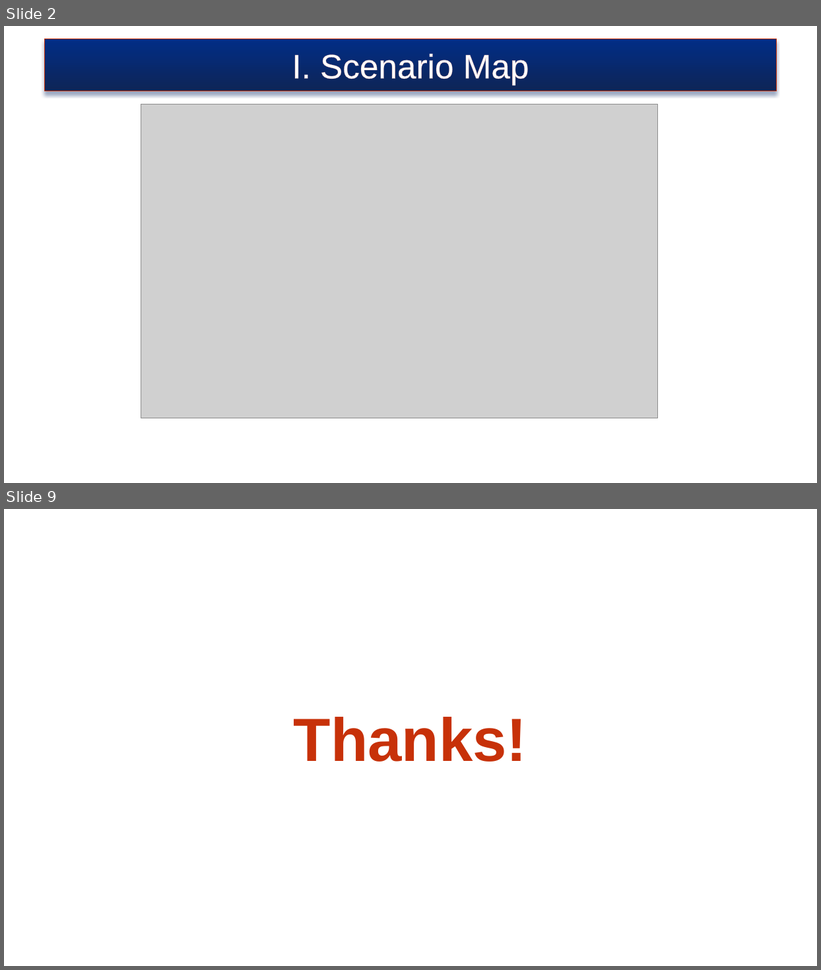
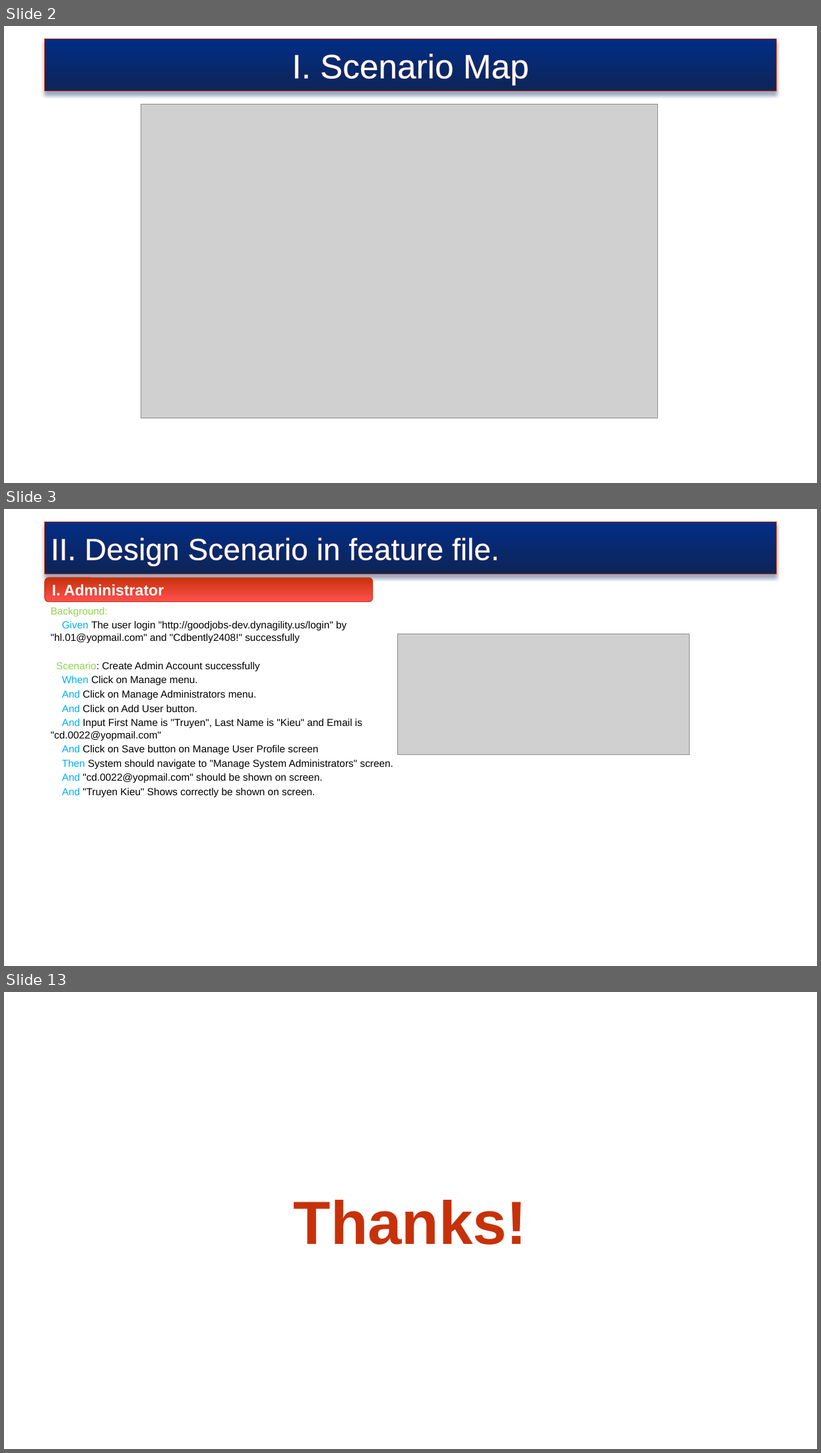
Before and after one commit to truyenkv/sharing, a slide deck: Sharing.pptx. Shown one above the other, each under a label of ours: slides 2 and 9 before the commit, slides 2, 3 and 13 after it; the slides between them are not shown. The pictures are 821x970 and 821x1453 pixels, drawn with LibreOffice and Linux fonts; fonts in the diff are those of the drawing; grey boxes stand for pictures; background and template pictures are left out. Boxes give left, top, right and bottom in pixels: in the first picture for what was removed or moved away, otherwise in the second. Text is boxed around its words. In the diff, an @@ line names an element or a change of style, - is before the commit and + after.

```diff
--- a/Sharing.pptx
+++ b/Sharing.pptx
@@ slide 3 added at (4,509,817,966), background picture (left out) @@
@@ rectangle added at (45,522,777,574), fill gradient #012D86 to #0E2557, outline #C73109 0.75 pt, 36 pt, text #FFFFFF @@
+II. Design Scenario in feature file.
@@ rounded rectangle added at (45,578,373,602), fill gradient #C73109 to #FF5050, outline #C73109 0.75 pt, 18 pt, text #FFFFFF, bold @@
+I. Administrator
@@ text added at (51,607,393,798), 12 pt, text #000000 @@
+Background:
+Given The user login "http://goodjobs-dev.dynagility.us/login" by "hl.01@yopmail.com" and "Cdbently2408!" successfully
+Scenario: Create Admin Account successfully
+When Click on Manage menu.
+And Click on Manage Administrators menu.
+And Click on Add User button.
+And Input First Name is "Truyen", Last Name is "Kieu" and Email is "cd.0022@yopmail.com"
+And Click on Save button on Manage User Profile screen
+Then System should navigate to "Manage System Administrators" screen.
+And "cd.0022@yopmail.com" should be shown on screen.
+And "Truyen Kieu" Shows correctly be shown on screen.
@@ picture added at (397,634,690,755) @@
@@ what was slide 9 is now slide 13 @@
```
Also in this commit, not shown: 5 slides changed, 4 other slides added, 1 slide removed.
